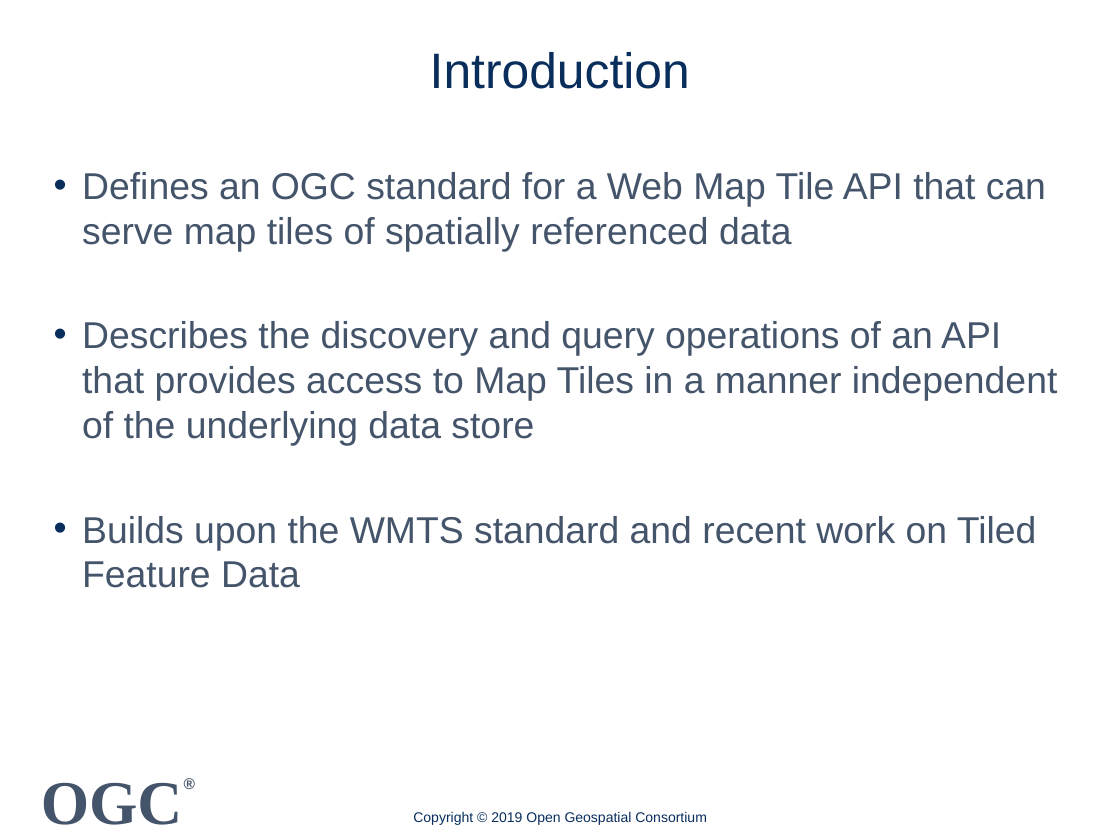
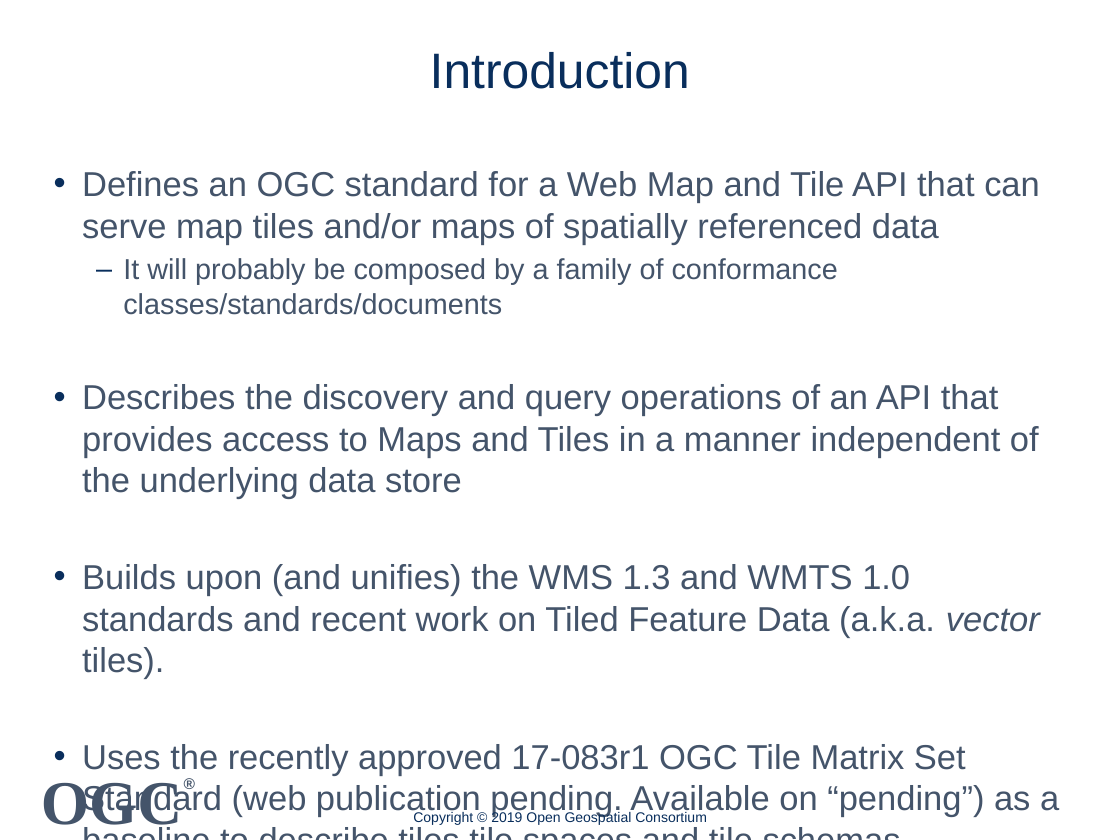
Before and after one commit to spacebel/OGC-API-Hackathon-2019, a slide deck: slide 2 of Presentations/OGC API Map Tiles 20190620.pptx. Drawn at 1120x840 pixels with LibreOffice and Linux fonts; fonts in the diff are those of the drawing; background and template pictures are left out. Boxes give left, top, right and bottom in pixels: in the first picture for what was removed or moved away, otherwise in the second. Text is boxed around its words. In the diff, an @@ line names an element or a change of style, - is before the commit and + after.

```diff
--- a/Presentations/OGC API Map Tiles 20190620.pptx
+++ b/Presentations/OGC API Map Tiles 20190620.pptx
@@ text at box(82, 171, 1059, 817): text changed; size 24 to 22.2 pt @@
-• Defines an OGC standard for a Web Map Tile API that can serve map tiles of spatially referenced data
-• Describes the discovery and query operations of an API that provides access to Map Tiles in a manner independent of the underlying data store
-• Builds upon the WMTS standard and recent work on Tiled Feature Data
+• Defines an OGC standard for a Web Map and Tile API that can serve map tiles and/or maps of spatially referenced data
+  – It will probably be composed by a family of conformance classes/standards/documents
+• Describes the discovery and query operations of an API that provides access to Maps and Tiles in a manner independent of the underlying data store
+• Builds upon (and unifies) the WMS 1.3 and WMTS 1.0 standards and recent work on Tiled Feature Data (a.k.a. vector tiles).
+• Uses the recently approved 17-083r1 OGC Tile Matrix Set Standard (web publication pending. Available on “pending”) as a baseline to describe tiles tile spaces and tile schemas.
```
Also in this commit, not shown: 6 other slides changed, 1 slide added.
